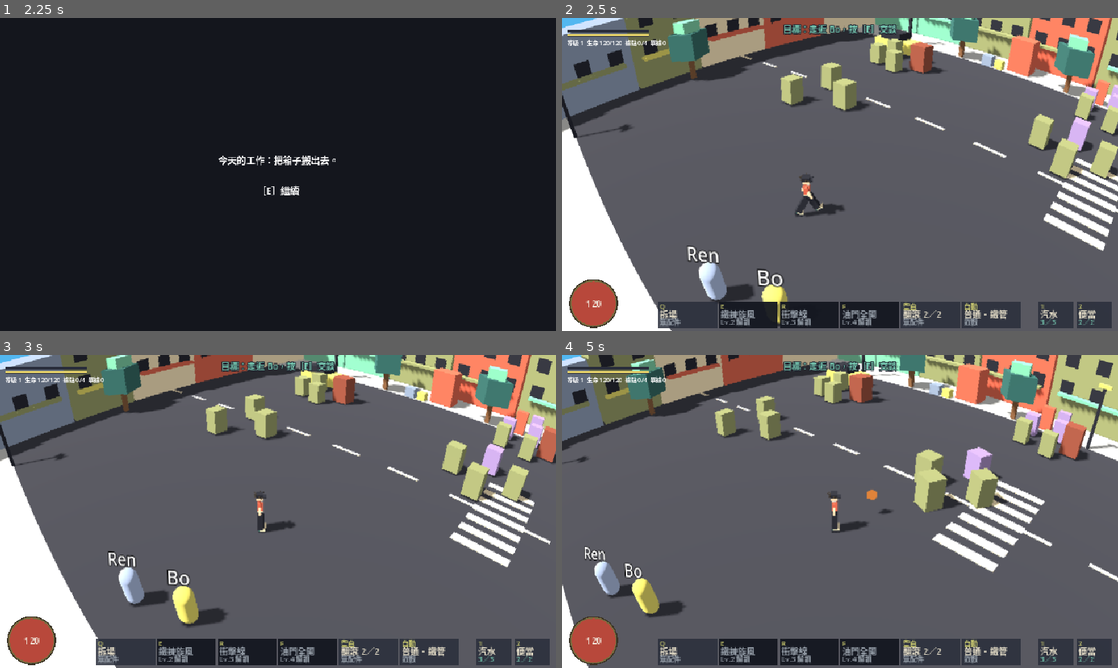
Above: before the commit, frames 1-4 (two rows, left to right).
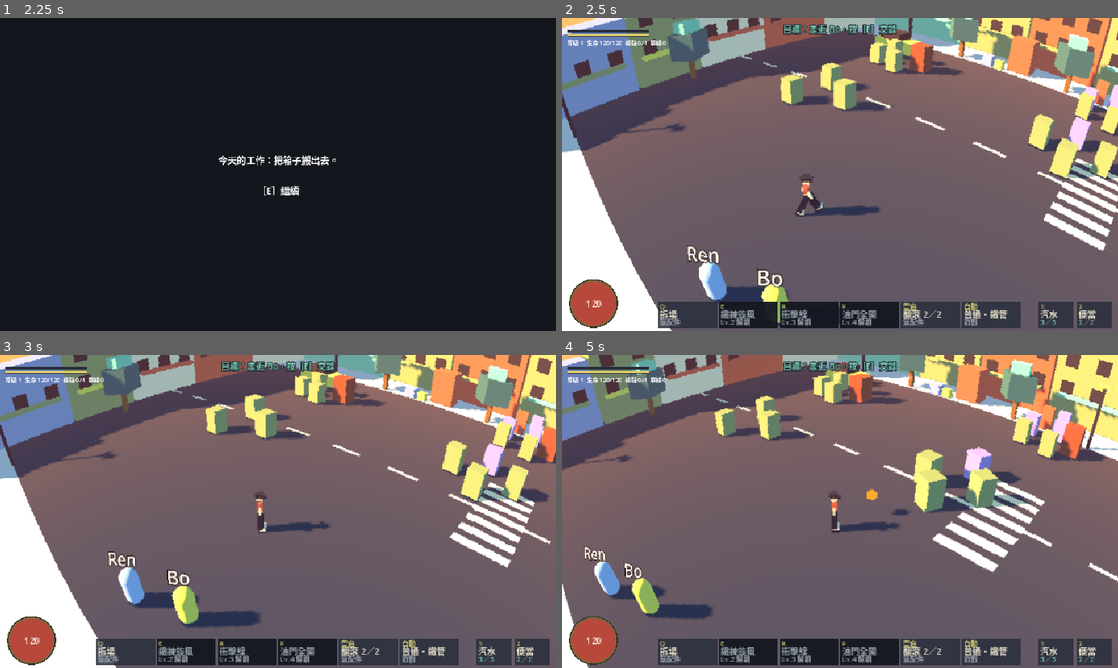
Above: after the commit, the same moments.

Repository: yauchai2/Game-Lab-2
Game: Godot game, scene res://game/title.tscn
Two runs of this game, one before a commit and one after it. Both use one fixed random seed, a clock stepped at 60 frames per second and the inputs below.
Inputs (mouse positions are in pixels of both pictures, inside the frame that each line leads up to):
- Up to frame 1 (2.25 s): click "新遊戲" at 0.5 s; click "選擇" at 1.25 s; tap Enter at 2 s; move the mouse to (400, 158) at 2.02 s; hold D from 2.03 s (still down); tap E at 2.1 s; click (400, 158) at 2.17 s
- Up to frame 2 (2.5 s): keep holding D; tap Space at 2.27 s
- Up to frame 3 (3 s): release D at 2.75 s; drag from (166, 527) to (250, 574) at 2.77 s
- Up to frame 4 (5 s): move the mouse to (895, 442) at 3.52 s; hold D 3.53-4.25 s; tap Keypad Enter at 3.6 s; drag from (812, 574) to (673, 464) at 4.27 s

Frame 1 is identical in both runs. In frame 2, 41% of the frame differs, in the area x 0-100%, y 0-100%; in frame 3, 42%; in frame 4, 43%.

Commit message:
第一步：黃昏天空、暖冷光、調色、硬邊像素
Co-Authored-By: Claude Sonnet 5.5 <noreply@anthropic.com>
Claude-Session: https://claude.ai/code/session_018tqqU7rwEZ4u67toavQ9ri

Diff:
--- a/game/scripts/fisheye.gd
+++ b/game/scripts/fisheye.gd
@@ -13,6 +13,7 @@
 uniform sampler2D screen_tex : hint_screen_texture, filter_linear;
 uniform float k = 0.35;
 uniform float aspect = 1.7778;
+uniform vec2 pix_res = vec2(1280.0, 720.0);
 
 vec2 warp(vec2 uv) {
 	vec2 d = uv - 0.5;
@@ -24,9 +25,16 @@
 }
 
 void fragment() {
-	vec2 uv = SCREEN_UV;
-	vec3 col = texture(screen_tex, clamp(warp(uv), 0.0, 1.0)).rgb;
-	COLOR = vec4(col, 1.0);
+	vec2 src = clamp(warp(SCREEN_UV), 0.0, 1.0);
+	// 對齊 3D 畫面的像素格，放大時是硬邊方塊而不是模糊
+	src = (floor(src * pix_res) + 0.5) / pix_res;
+	vec3 col = texture(screen_tex, src).rgb;
+	// 調色：提高對比與飽和，暗部偏青、亮部偏橙
+	float lum = dot(col, vec3(0.299, 0.587, 0.114));
+	col = mix(vec3(lum), col, 1.15);
+	col = (col - 0.5) * 1.1 + 0.5;
+	col += mix(vec3(-0.02, 0.01, 0.04), vec3(0.04, 0.015, -0.03), smoothstep(0.2, 0.8, lum));
+	COLOR = vec4(clamp(col, 0.0, 1.0), 1.0);
 }
 """
 
@@ -45,6 +53,8 @@
 	mat.set_shader_parameter("k", K)
 	var vs := get_viewport().get_visible_rect().size
 	mat.set_shader_parameter("aspect", vs.x / vs.y)
+	var root := get_tree().root
+	mat.set_shader_parameter("pix_res", (Vector2(root.get_window().size) * root.scaling_3d_scale).round())
 	rect.visible = enabled
 
 func _unhandled_input(event: InputEvent) -> void:
--- a/game/scripts/street.gd
+++ b/game/scripts/street.gd
@@ -87,19 +87,33 @@
 	return node
 
 func _setup_environment() -> void:
+	# 橙紅黃昏天空、青色環境光、暖色低角度太陽（參考 SLUMLORDZ SANDWICH）。
+	var sky_mat := ProceduralSkyMaterial.new()
+	sky_mat.sky_top_color = Color("2B6A84")
+	sky_mat.sky_horizon_color = Color("FF7A3D")
+	sky_mat.ground_horizon_color = Color("D85A34")
+	sky_mat.ground_bottom_color = Color("4A2A3A")
+	sky_mat.sky_curve = 0.18
+	var sky := Sky.new()
+	sky.sky_material = sky_mat
 	var env := Environment.new()
-	env.background_mode = Environment.BG_COLOR
-	env.background_color = SKY
+	env.background_mode = Environment.BG_SKY
+	env.sky = sky
 	env.ambient_light_source = Environment.AMBIENT_SOURCE_COLOR
-	env.ambient_light_color = Color("F4E9D6")
-	env.ambient_light_energy = 0.55
+	env.ambient_light_color = Color("7FA9C4")
+	env.ambient_light_energy = 0.85
+	env.tonemap_mode = Environment.TONE_MAPPER_FILMIC
+	env.fog_enabled = true
+	env.fog_light_color = Color("F29A63")
+	env.fog_density = 0.0015
 	var we := WorldEnvironment.new()
 	we.environment = env
 	add_child(we)
 	var sun: DirectionalLight3D = get_parent().get_node_or_null("Sun")
 	if sun:
-		sun.light_color = Color("FFF1D6")
-		sun.light_energy = 0.7
+		sun.rotation_degrees = Vector3(-30, -40, 0)
+		sun.light_color = Color("FFC27F")
+		sun.light_energy = 0.75
 		sun.shadow_enabled = true
 
 func _build_ground() -> void:
